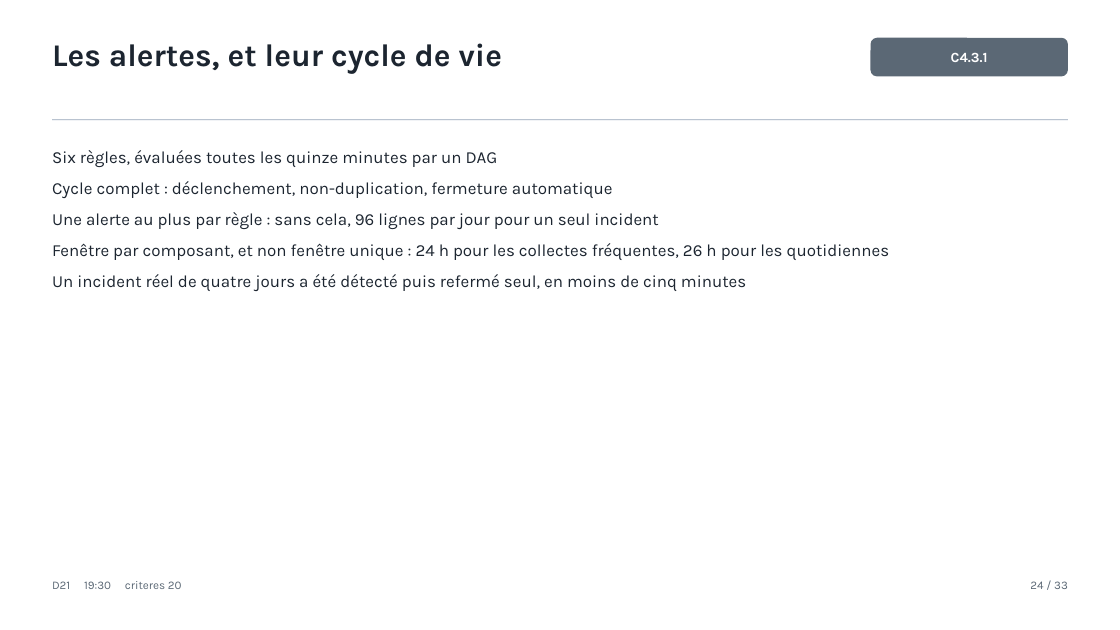
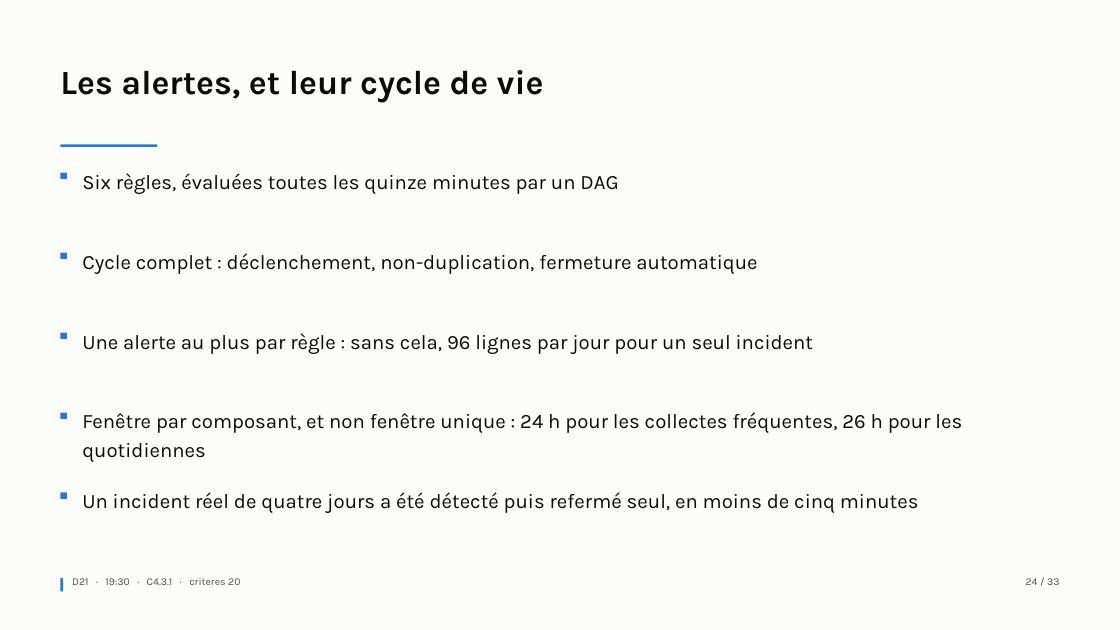
Before and after one commit to Mael8zinsou/gamelens-bloc4_0, a slide deck: slide 24 of docs/support_soutenance.pptx. Drawn at 1120x630 pixels with LibreOffice and Linux fonts; fonts in the diff are those of the drawing. Boxes give left, top, right and bottom in pixels: in the first picture for what was removed or moved away, otherwise in the second. Text is boxed around its words. In the diff, an @@ line names an element or a change of style, - is before the commit and + after.

```diff
--- a/docs/support_soutenance.pptx
+++ b/docs/support_soutenance.pptx
@@ rectangle added at [0, 0, 1120, 630], fill #FCFCFB @@
@@ rounded rectangle removed at [870, 38, 1068, 76] @@
-C4.3.1
@@ text "Les alertes, et leur cycle ...": place and size @@
-text "Les alertes, et leur cycle ..." at [52, 43, 502, 74]
+text "Les alertes, et leur cycle ..." at [60, 70, 544, 102]
@@ text "Les alertes, et leur cycle ..." at [60, 70, 544, 102]: size 27 to 29 pt, text colour #1C2530 to #0B0B0B @@
@@ rectangle removed at [52, 119, 1068, 120] @@
@@ rectangle added at [60, 145, 157, 147], fill #2A78D6 @@
@@ text at [52, 150, 613, 198]: paragraphs removed @@
-Six règles, évaluées toutes les quinze minutes par un DAG
-Cycle complet : déclenchement, non-duplication, fermeture automatique
@@ rectangle added at [60, 173, 66, 179], fill #2A78D6 @@
@@ text added at [82, 173, 618, 194], 17.5 pt, text #0B0B0B @@
+Six règles, évaluées toutes les quinze minutes par un DAG
@@ text at [52, 243, 890, 291]: paragraphs removed @@
-Fenêtre par composant, et non fenêtre unique : 24 h pour les collectes fréquentes, 26 h pour les quotidiennes
-Un incident réel de quatre jours a été détecté puis refermé seul, en moins de cinq minutes
@@ rectangle added at [60, 253, 66, 259], fill #2A78D6 @@
@@ text added at [82, 253, 757, 274], 17.5 pt, text #0B0B0B @@
+Cycle complet : déclenchement, non-duplication, fermeture automatique
@@ text "Une alerte au plus par ...": place and size @@
-text "Une alerte au plus par ..." at [52, 150, 890, 291]
+text "Une alerte au plus par ..." at [82, 333, 814, 354]
@@ text "Une alerte au plus par ..." at [82, 333, 814, 354]: size 14.5 to 17.5 pt, text colour #1C2530 to #0B0B0B; indent changed; line spacing 1 to 1.15; less space between paragraphs @@
@@ rectangle added at [60, 333, 66, 339], fill #2A78D6 @@
@@ rectangle added at [60, 413, 66, 418], fill #2A78D6 @@
@@ text added at [82, 412, 962, 462], 17.5 pt, text #0B0B0B @@
+Fenêtre par composant, et non fenêtre unique : 24 h pour les collectes fréquentes, 26 h pour les quotidiennes
@@ rectangle added at [60, 492, 66, 498], fill #2A78D6 @@
@@ text added at [82, 492, 919, 513], 17.5 pt, text #0B0B0B @@
+Un incident réel de quatre jours a été détecté puis refermé seul, en moins de cinq minutes
@@ rectangle added at [60, 578, 63, 592], fill #2A78D6 @@
@@ text at [72, 578, 240, 585]: text changed; size 10 to 9 pt; text colour #5B6875 to #52514E @@
-D21 19:30 criteres 20
+D21 · 19:30 · C4.3.1 · criteres 20
@@ text "24 / 33" at [1026, 578, 1059, 585]: size 10 to 9 pt, text colour #5B6875 to #52514E @@
```
Also in this commit, not shown: 27 other slides changed, 5 slides added, 5 slides removed, 1 other file.
